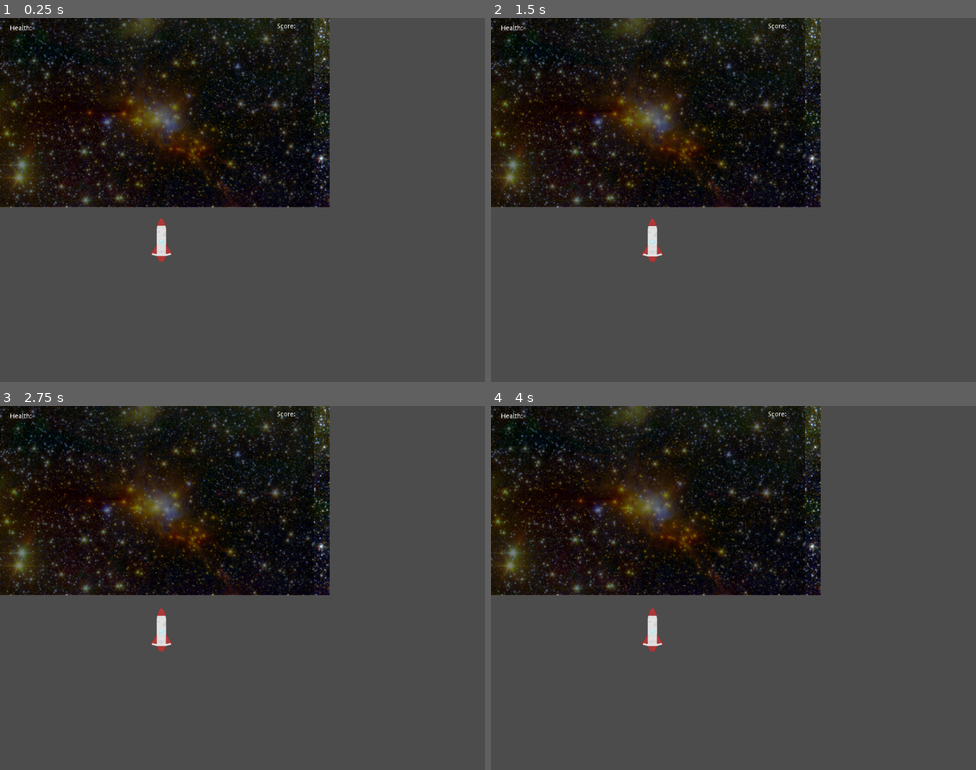
Above: before the commit, frames 1-4 (two rows, left to right).
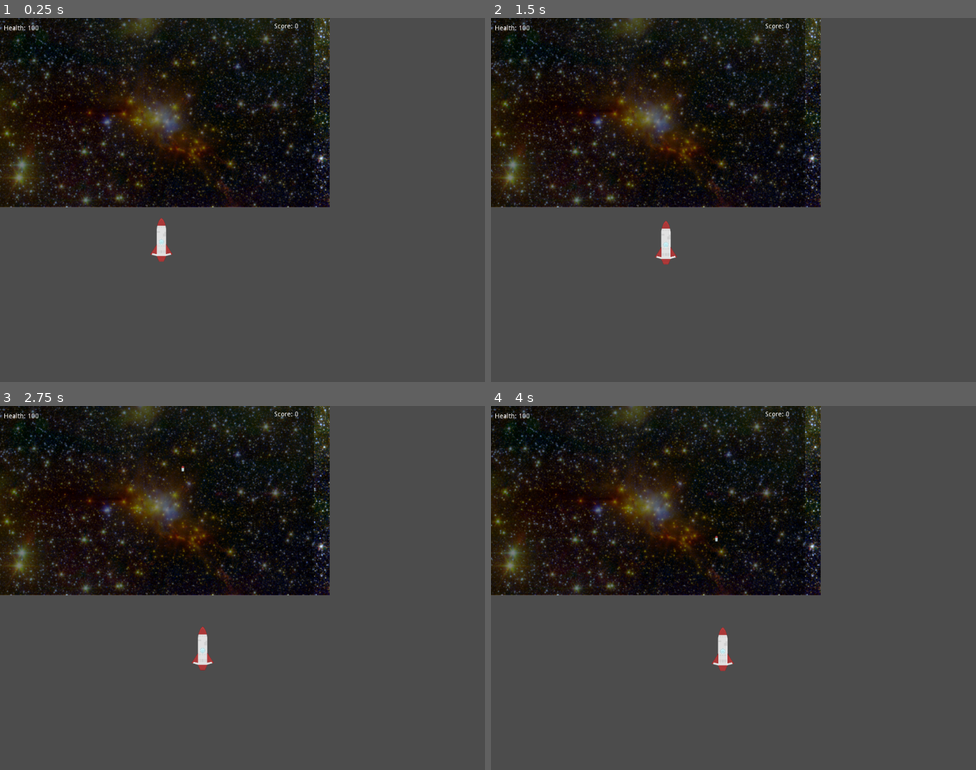
Above: after the commit, the same moments.

Repository: maliklyu/04-Space-Shooter
Game: Godot game, scene res://Scenes/ Game.tscn
The game is run twice, just before and just after one commit, with the same random seed, the same clock (stepped at 60 frames per second) and the same inputs.
Inputs:
- Up to frame 1 (0.25 s): no input
- Up to frame 2 (1.5 s): tap Enter at 0.5 s; hold D (Right) 0.53-1.28 s; hold Space (Fire) 0.53-1.28 s; hold S (Down) from 1.28 s (still down); tap Space (Fire) at 1.35 s
- Up to frame 3 (2.75 s): release S (Down) at 2.03 s; hold D (Right) from 2.03 s (still down); hold Space (Fire) from 2.03 s (still down)
- Up to frame 4 (4 s): release D (Right) at 2.78 s; release Space (Fire) at 2.78 s; hold W (Up) 2.78-3.53 s; tap Space (Fire) at 2.85 s; hold A (Left) from 3.53 s (still down); hold Space (Fire) from 3.53 s (still down)

The runs differ from the first frame. In frame 1, 0.1% of the frame differs, in the area x 0-62%, y 1-4%; in frame 2, 0.6%; in frame 3, 0.6%; in frame 4, 0.6%, in the area x 0-62%, y 1-73%.
Error before the commit: Invalid get index 'health' (on base: 'null instance'). (res://Scripts/HUD.gd:8)
Error after the commit: Invalid call. Nonexistent function 'ser_angular_velocity' in base 'Physics2DDirectBodyStateSW'. (res://Scripts/Bullet_R.gd:28)

Commit message:
Space shooter

Diff:
--- a/Scenes/ Game.tscn
+++ b/Scenes/ Game.tscn
@@ -8,7 +8,7 @@
 [ext_resource path="res://Scripts/Bullets.gd" type="Script" id=6]
 [ext_resource path="res://Scripts/Player.gd" type="Script" id=7]
 
-[node name=" Game" type="Node2D"]
+[node name="Game" type="Node2D"]
 
 [node name="Background" type="Node2D" parent="."]
 
@@ -67,7 +67,7 @@
 [node name="HUD" type="Node2D" parent="."]
 script = ExtResource( 3 )
 
-[node name="Label" type="Label" parent="HUD"]
+[node name="Health" type="Label" parent="HUD"]
 margin_left = 8.0
 margin_top = 6.5
 margin_right = 80.0
--- a/Scripts/Player.gd
+++ b/Scripts/Player.gd
@@ -4,7 +4,7 @@
 export var score = 0
 export var margin = 5
 export var y_range = 300
-export var acceleration = 0.1
+export var acceleration = 0.5
 
 var velocity = Vector2(0,0)
 
--- a/project.godot
+++ b/project.godot
@@ -23,6 +23,7 @@
 
 window/size/height=768
 window/size/resizable=false
+window/size/fullscreen=true
 
 [input]
 
